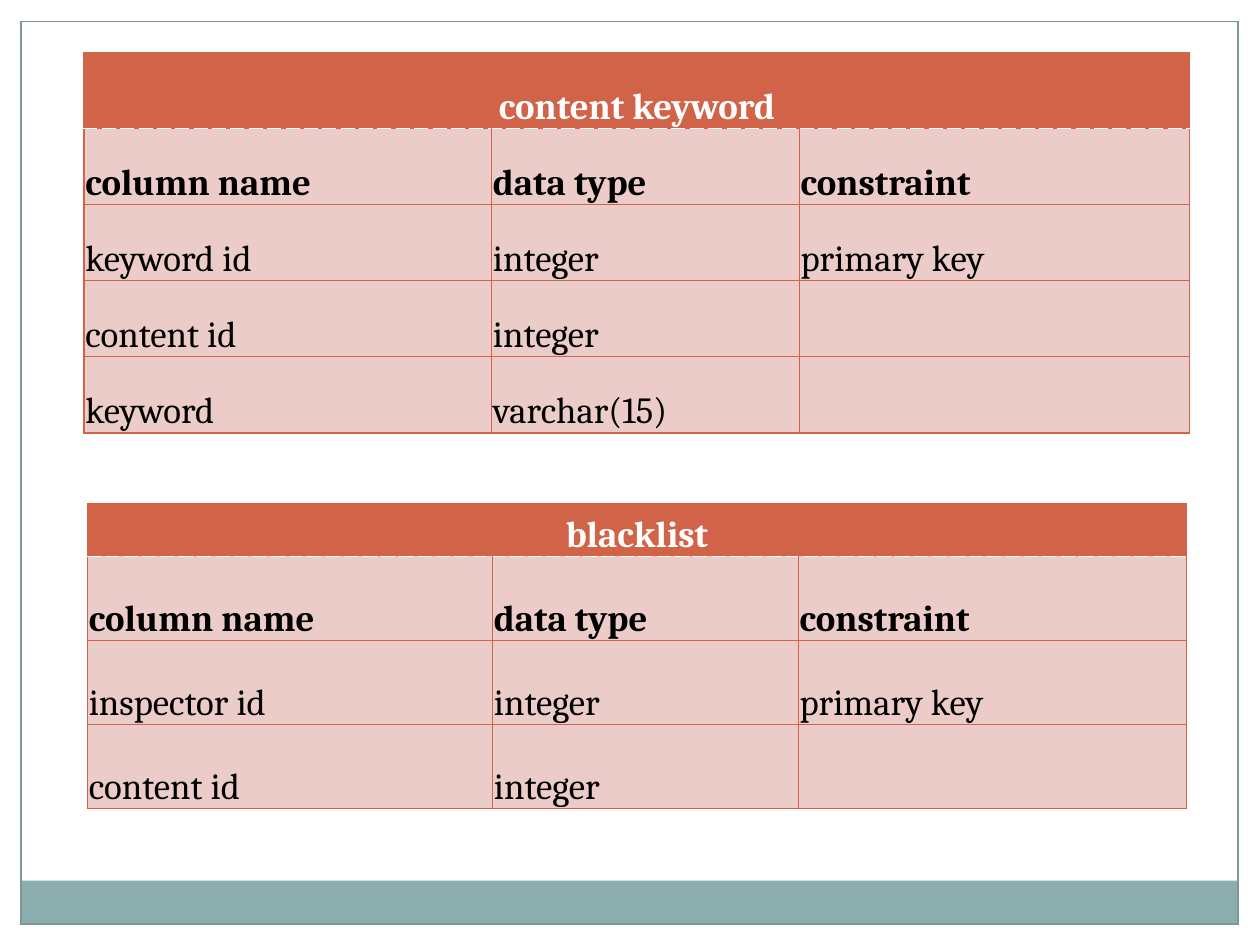
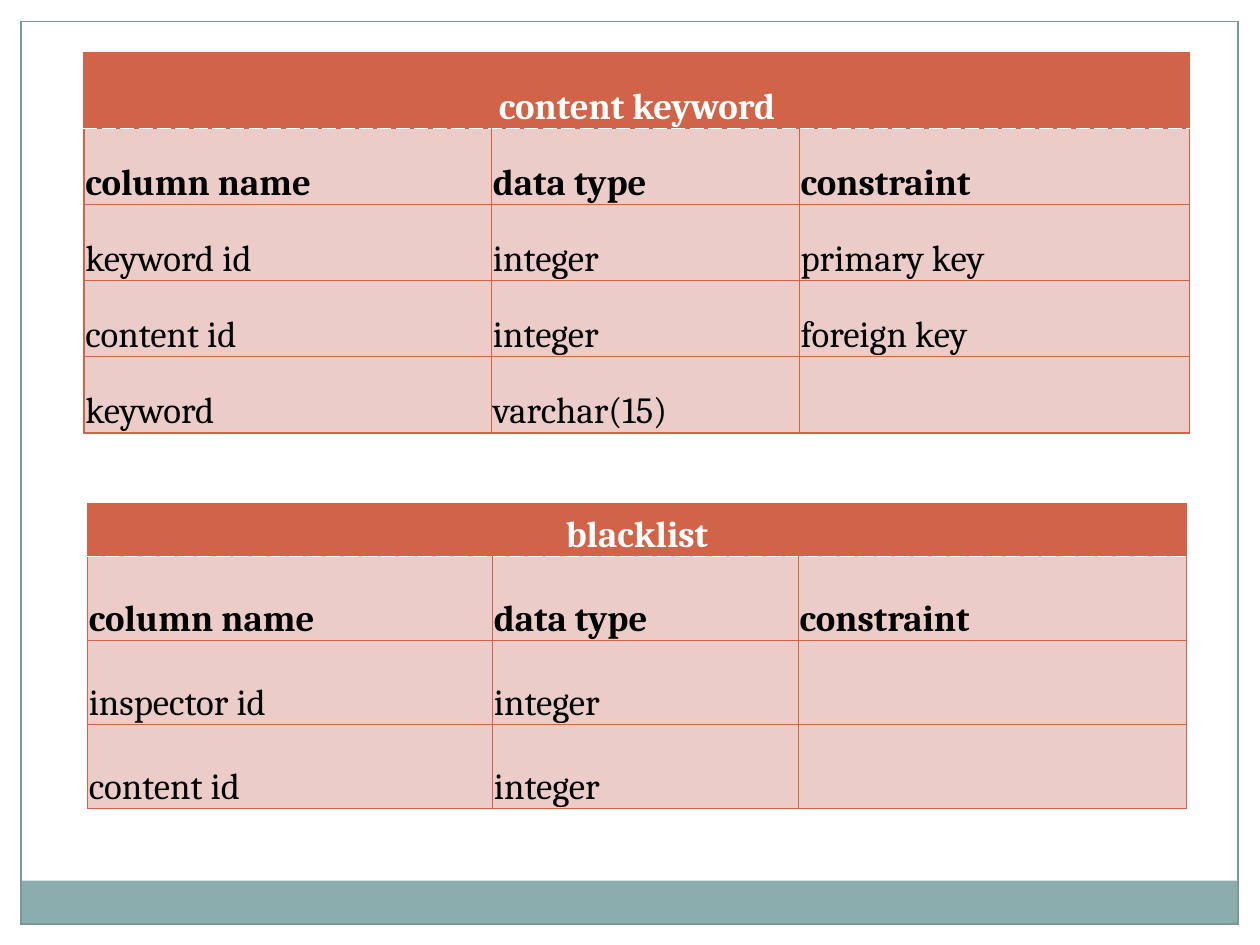
Before and after one commit to Bsccs/tutorial-site, a slide deck: slide 56 of documentation/project.pptx. Drawn at 1260x945 pixels with LibreOffice and Linux fonts; fonts in the diff are those of the drawing. Boxes give left, top, right and bottom in pixels: in the first picture for what was removed or moved away, otherwise in the second. Text is boxed around its words. In the diff, an @@ line names an element or a change of style, - is before the commit and + after.

```diff
--- a/documentation/project.pptx
+++ b/documentation/project.pptx
@@ table at [84,53,1191,435] @@
-row 4, column 3: 
+row 4, column 3: foreign key
@@ table at [87,504,1187,811] @@
-row 3, column 3: primary key
+row 3, column 3: 
```
Also in this commit, not shown: 7 other slides changed, 1 other file.
